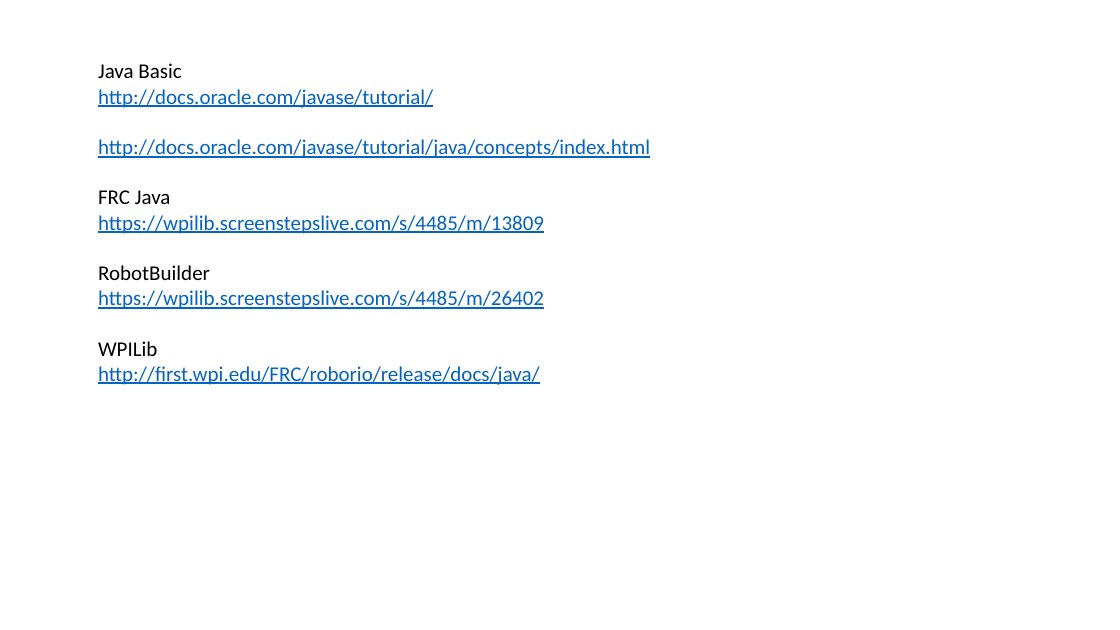
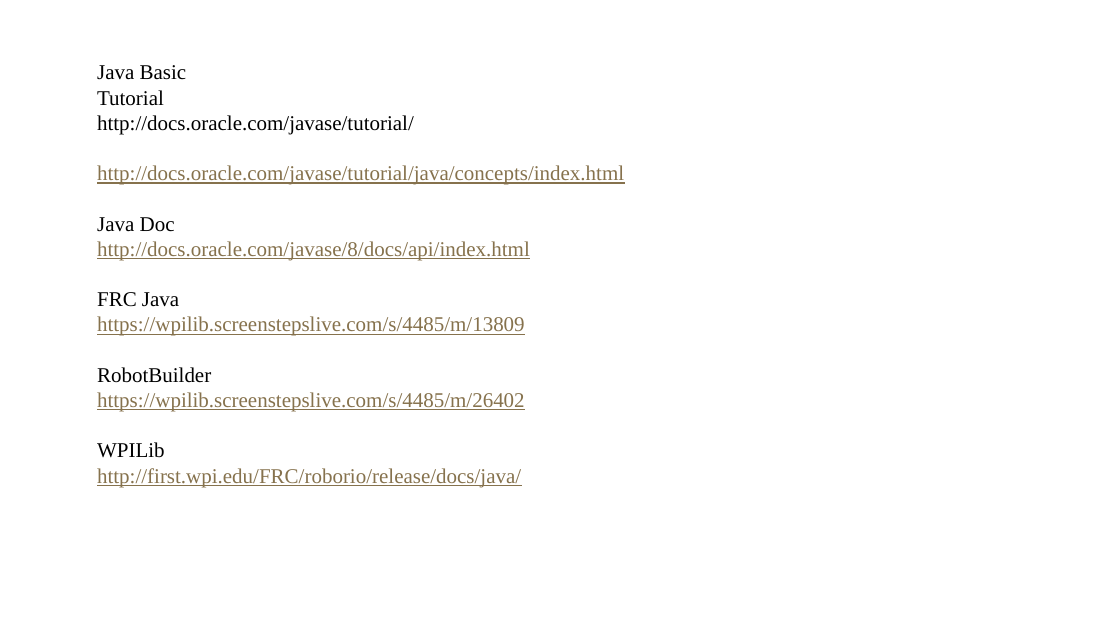
Before and after one commit to 4662FRCRobotics/Training, a slide deck: slide 7 of Object Oriented Programming FRC Context ArmSystem.pptx (slide 6 before the commit). Drawn at 1120x630 pixels with LibreOffice and Linux fonts; fonts in the diff are those of the drawing; background and template pictures are left out. Boxes give left, top, right and bottom in pixels: in the first picture for what was removed or moved away, otherwise in the second. Text is boxed around its words. In the diff, an @@ line names an element or a change of style, - is before the commit and + after.

```diff
--- a/Object Oriented Programming FRC Context ArmSystem.pptx
+++ b/Object Oriented Programming FRC Context ArmSystem.pptx
@@ text at (97,65,624,487): font Calibri to Times New Roman in "Java Basic", "http://docs.oracle.com/javase/tutorial/", "http://docs.oracle.com/javase/tutorial/java/concepts/index.h ...", "FRC Java" and 5 more places; text colour #0563C1 to #000000, underline off in "http://docs.oracle.com/javase/tutorial/"; text colour #0563C1 to #86724D in "http://docs.oracle.com/javase/tutorial/java/concepts/index.h ...", "https://wpilib.screenstepslive.com/s/4485/m/13809", "https://wpilib.screenstepslive.com/s/4485/m/26402", "http://first.wpi.edu/FRC/roborio/release/docs/java/" @@
@@ text at (97,90,164,106): paragraph added @@
+Tutorial
@@ text at (97,217,530,261): paragraphs added @@
+Java Doc
+http://docs.oracle.com/javase/8/docs/api/index.html
```
Also in this commit, not shown: 8 other slides changed, 2 slides added, 1 other file.
